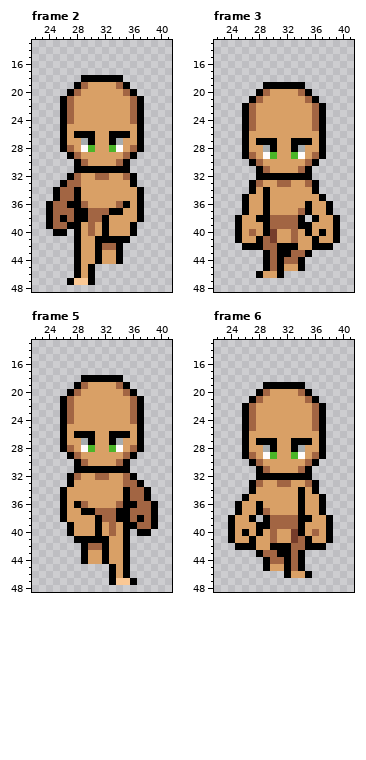
Pixel-art file -- assets/Entities/Characters/Body_A/Animations/Run_Base/Run_Down.aseprite. Above: the version before the commit.
64x64 pixels, 6 frames. Colours within 5 levels of each other are drawn and written as one. Shown: frame 2: x 22..41, y 13..48; frame 3: x 22..41, y 13..48; frame 5: x 22..41, y 13..48; frame 6: x 22..41, y 13..48. The commit also changed other frames, which this record leaves out.
Once edited:
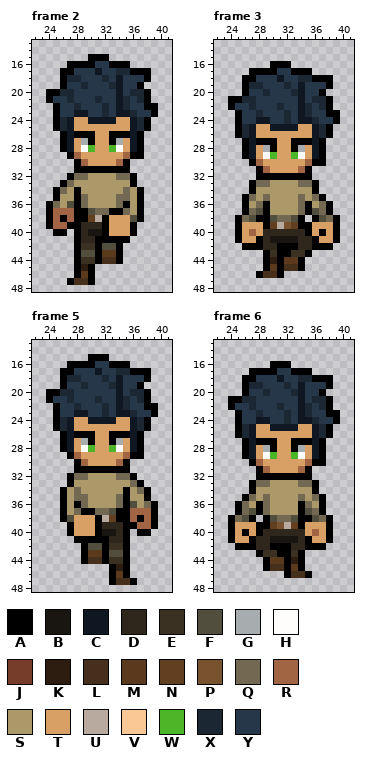
Palette (. is transparent): A #000000  B #191612  C #0e1722  D #2f271c  E #3a3123  F #524e3d  G #a7acae  H #fffcfc  J #763d2b  K #2c1d10  L #47301b  M #5a391c  N #633f21  P #795230  Q #736952  R #a26543  S #ac996a  T #d9a066  U #b8aa9e  V #fac895  W #4cb528  X #1c2734  Y #27374a
Diff:
layer "Pants" added
layer "Boots" added
layer "Shirt" added
layer "Hair V1" added
Changed rows in their new state; - is an unchanged pixel.
Frame 2:
first column x 24:
15 ------AAA-------
16 ---AAAAYYAAA----
17 --AAYYYCYYXXAAA-
18 --AXXYYYXYCYYYA-
19 --AYYXYYYXCYYA--
20 AAXXYYYYYYCYXXA-
21 AYYXYYYXYYCXYXA-
22 -AYYXYYYXYCXYYAA
23 -AYYCCYYXYCCXYYA
24 -AXC--CCCC--CXA-
25 -AXC--------CXA-
26 ---C--------C---
27 ---C--------C---
28 ---C--------C---
29 -------------A--
32 ----QQSSSSQQ----
33 ---QSSSSSSSS----
34 --QS-SSSSSSQS---
35 --SS-QSSSSQQS---
36 -QSF-QSSSSQ-S---
37 ------FQQ--QS---
38 ------NU----F---
39 -----DDD--------
40 -----DBB--------
41 -----DD---------
42 -----EE-FF------
43 -----FF-MM------
44 -----EE-LL------
45 -----K----------
46 -----M----------
47 ----LL----------
Frame 3:
first column x 24:
16 ------AAA-------
17 ---AAAAYYAAA----
18 --AAYYYCYYXXAAA-
19 --AXXYYYXYCYYYA-
20 --AYYXYYYXCYYA--
21 AAXXYYYYYYCYXXA-
22 AYYXYYYXYYCXYXA-
23 -AYYXYYYXYCXYYAA
24 -AYYCCYYXYCCXYYA
25 -AXC--CCCC--CXA-
26 -AXC--------CXA-
27 ---C--------C---
28 ---C--------C---
29 ---C--------C---
30 -------------A--
33 ----QQSSSSQQ----
34 ----SSSSSSSS----
35 ---QSQSSSSQSQ---
36 ---SQ-SSSSQ-SQ--
37 ---QF-SSSSQ-FQ--
38 --QF--FQQF---FQ-
39 ------NUPN------
40 -----DDDDDD-----
41 -----DBBBBDD----
42 -----DD---DD----
43 ------E--EE-----
44 ------K-MM------
45 ------M-LL------
46 -----LL---------
Frame 5:
first column x 24:
15 ------AAA-------
16 ---AAAAYYAAA----
17 --AAYYYCYYXXAAA-
18 --AXXYYYXYCYYYA-
19 --AYYXYYYXCYYA--
20 AAXXYYYYYYCYXXA-
21 AYYXYYYXYYCXYXA-
22 -AYYXYYYXYCXYYAA
23 -AYYCCYYXYCCXYYA
24 -AXC--CCCC--CXA-
25 -AXC--------CXA-
26 ---C--------C---
27 ---C--------C---
28 ---C--------C---
29 -------------A--
32 ----QQSSSSQQ----
33 ----SSSSSSSSQ---
34 ---SQSSSSSS-SQ--
35 ---SQQSSSSQ-SS--
36 ---S-QSSSSQ-FSQ-
37 ---SQ--QQF------
38 ---F----UN------
39 --------DDD-----
40 --------BBD-----
41 ---------DD-----
42 ------FF-EE-----
43 ------MM-FF-----
44 ------LL-EE-----
45 ----------K-----
46 ----------M-----
47 ----------LL----
Frame 6:
first column x 24:
16 ------AAA-------
17 ---AAAAYYAAA----
18 --AAYYYCYYXXAAA-
19 --AXXYYYXYCYYYA-
20 --AYYXYYYXCYYA--
21 AAXXYYYYYYCYXXA-
22 AYYXYYYXYYCXYXA-
23 -AYYXYYYXYCXYYAA
24 -AYYCCYYXYCCXYYA
25 -AXC--CCCC--CXA-
26 -AXC--------CXA-
27 ---C--------C---
28 ---C--------C---
29 ---C--------C---
30 -------------A--
33 ----QQSSSSQQ----
34 ----SSSSSSSS----
35 ---QSQSSSSQSQ---
36 --QS-QSSSS-QS---
37 --QF-QSSSS-FQ---
38 -QF---FQQF--FQ--
39 ------NPUN------
40 -----DDDDDD-----
41 ----DDBBBBD-----
42 ----DD---DD-----
43 -----EE--E------
44 ------MM-K------
45 ------LL-M------
46 ---------LL-----
Pixel boxes of the changes (left, top, right, bottom) in both pictures:
changed: (46, 54, 158, 285)
changed: (228, 61, 340, 278)
changed: (46, 354, 158, 585)
changed: (228, 361, 340, 578)
